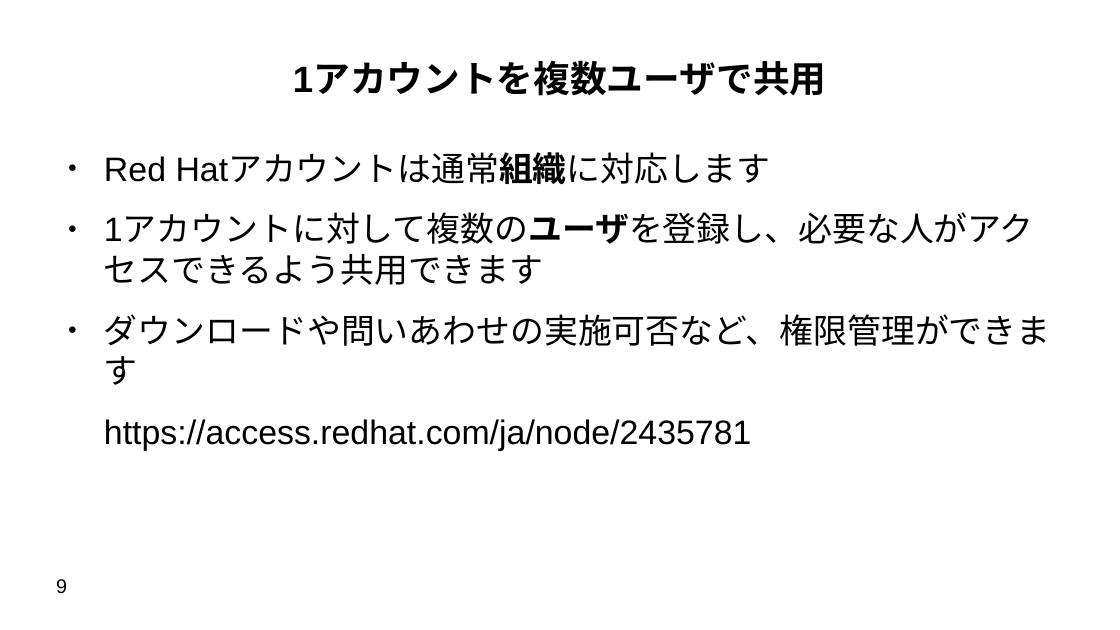
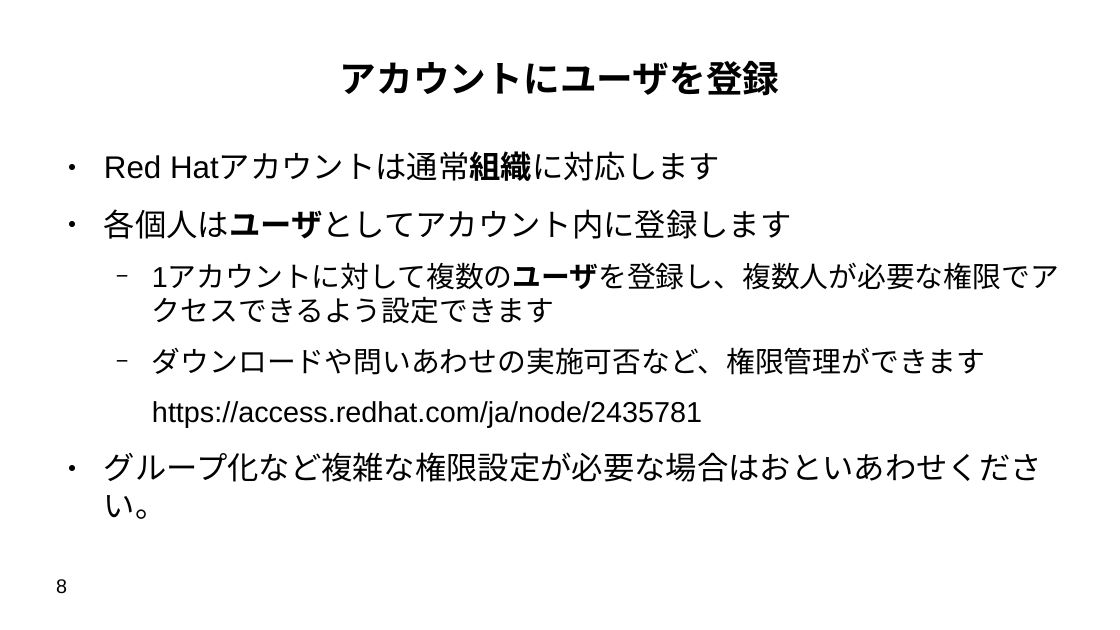
Before and after one commit to moriwaka/moriwaka.github.io, a slide deck: slide 8 of Presentation/RHEL/beginner/rhel-atfirst.odp (slide 9 before the commit). Drawn at 1120x630 pixels with LibreOffice and Linux fonts; fonts in the diff are those of the drawing. Boxes give left, top, right and bottom in pixels: in the first picture for what was removed or moved away, otherwise in the second. Text is boxed around its words. In the diff, an @@ line names an element or a change of style, - is before the commit and + after.

```diff
--- a/Presentation/RHEL/beginner/rhel-atfirst.odp
+++ b/Presentation/RHEL/beginner/rhel-atfirst.odp
@@ title at (340, 60, 780, 96): text changed @@
-1アカウントを複数ユーザで共用
+アカウントにユーザを登録
@@ text at (104, 153, 985, 428): size 24 to 22.2 pt in "Red Hatアカウントは通常組織に対応します"; size 24 to 20.4 pt in "ダウンロードや問いあわせの実施可否など、権限管理ができます", "https://access.redhat.com/ja/node/2435781"; bullet ● to −; list level 1 to 2 in "ダウンロードや問いあわせの実施可否など、権限管理ができます"; list level 1 to 2 in "https://access.redhat.com/ja/node/2435781" @@
@@ text at (104, 209, 1059, 324): text changed; size 24 to 20.4 pt @@
-● 1アカウントに対して複数のユーザを登録し、必要な人がアクセスできるよう共用できます
+● 各個人はユーザとしてアカウント内に登録します
+  − 1アカウントに対して複数のユーザを登録し、複数人が必要な権限でアクセスできるよう設定できます
@@ text at (104, 452, 1042, 519): paragraph added @@
+● グループ化など複雑な権限設定が必要な場合はおといあわせください。
@@ page number at (56, 579, 67, 594): text changed @@
-9
+8
```
Also in this commit, not shown: 6 other slides changed, 2 other files.
